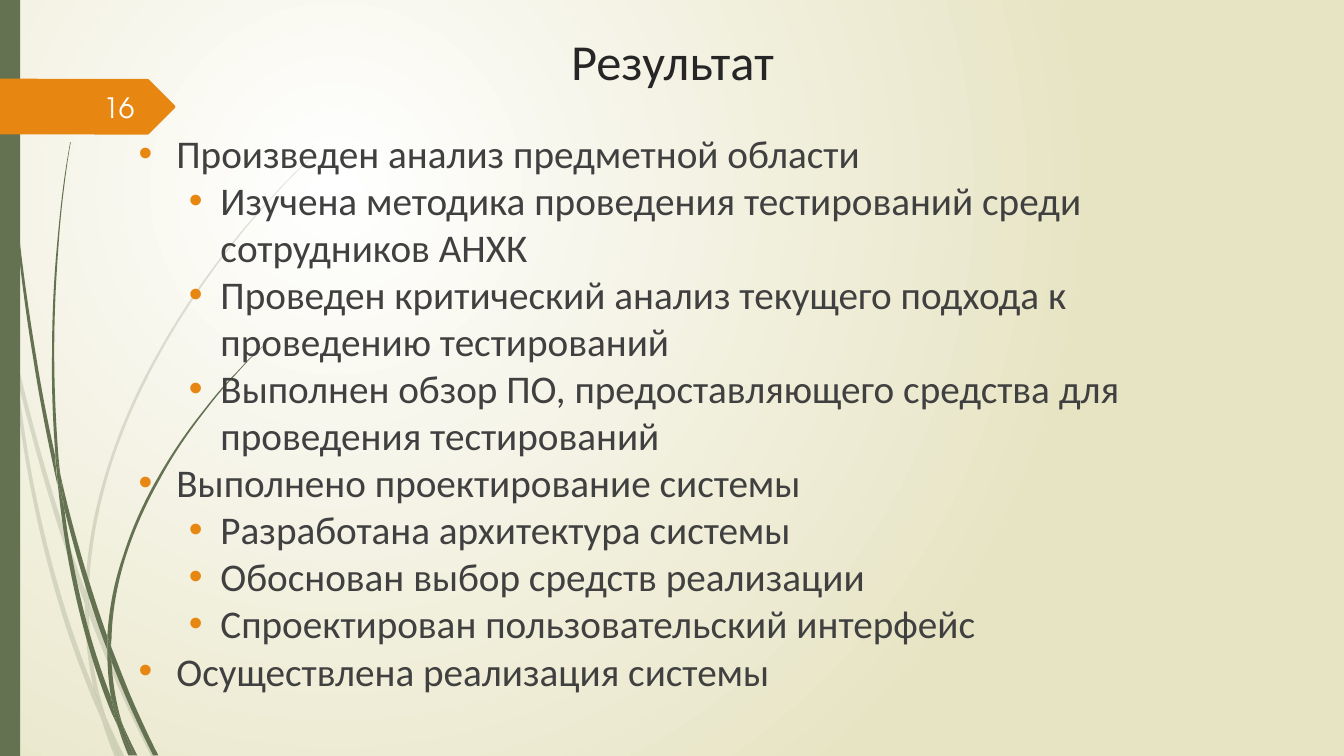
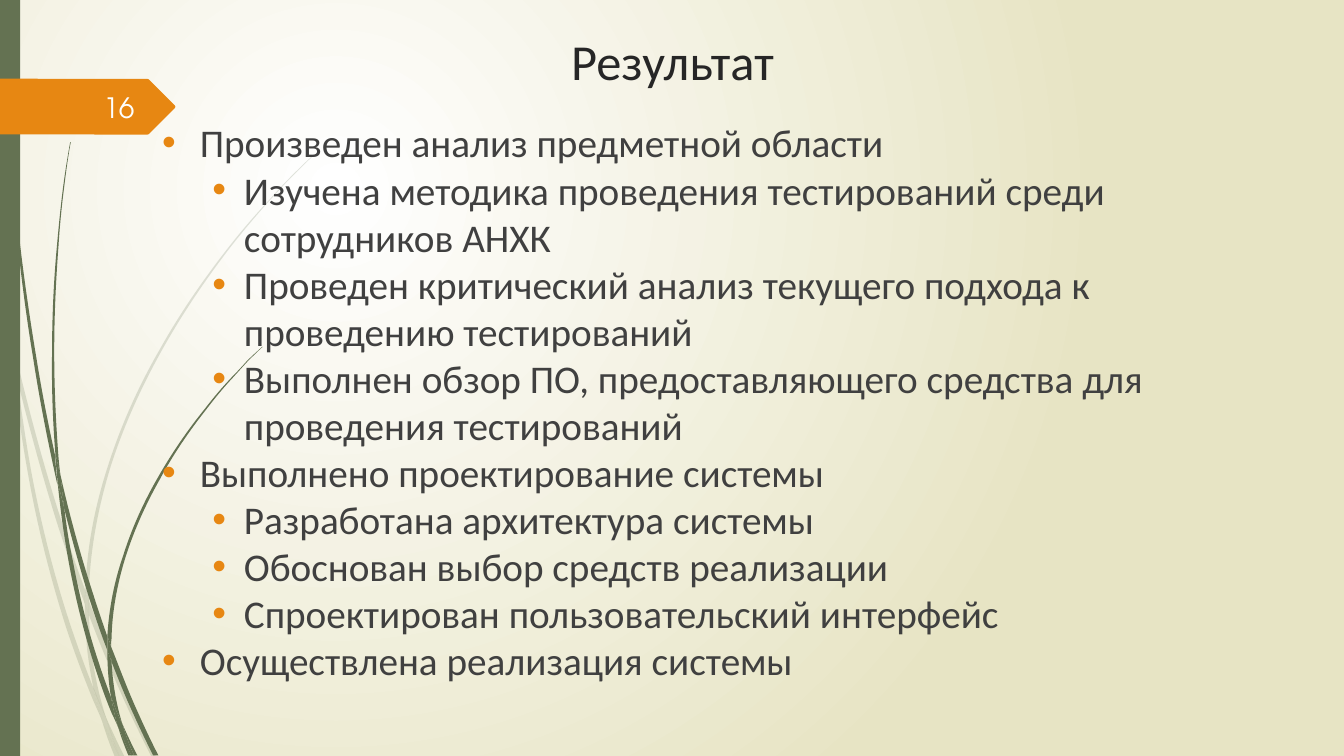
Before and after one commit to Csar9000/Quality-of-life-assessment-system, a slide deck: slide 16 of Документы/Презентация ВКР.pptx. Drawn at 1344x756 pixels with LibreOffice and Linux fonts; fonts in the diff are those of the drawing. Boxes give left, top, right and bottom in pixels: in the first picture for what was removed or moved away, otherwise in the second. Text is boxed around its words. In the diff, an @@ line names an element or a change of style, - is before the commit and + after.

```diff
--- a/Документы/Презентация ВКР.pptx
+++ b/Документы/Презентация ВКР.pptx
@@ text "Произведен анализ предметной области": place and size @@
-text "Произведен анализ предметной области" at [176, 141, 1119, 693]
+text "Произведен анализ предметной области" at [200, 130, 1142, 682]
```
Also in this commit, not shown: 4 other slides changed, 2 other files.
